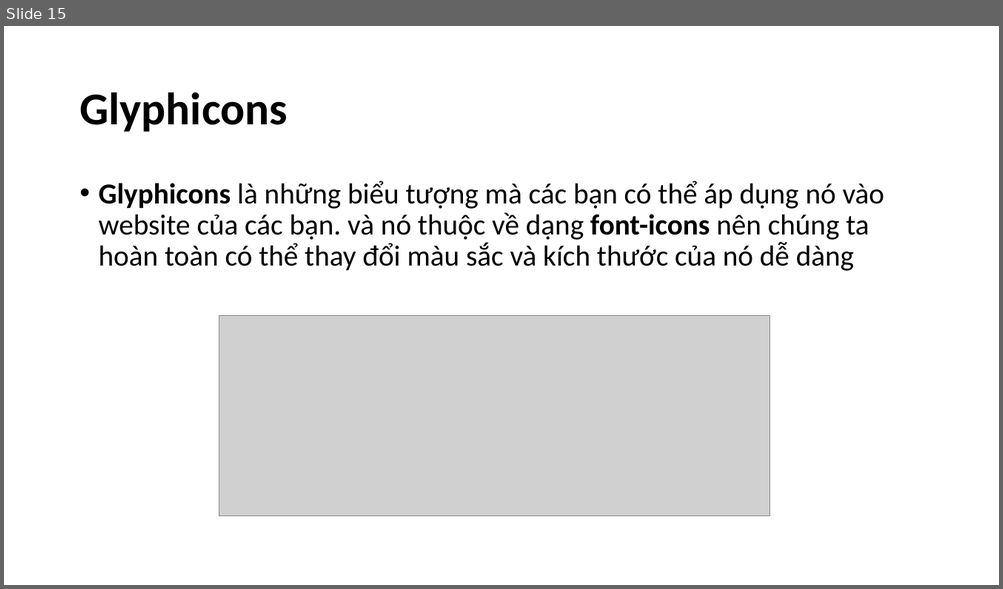
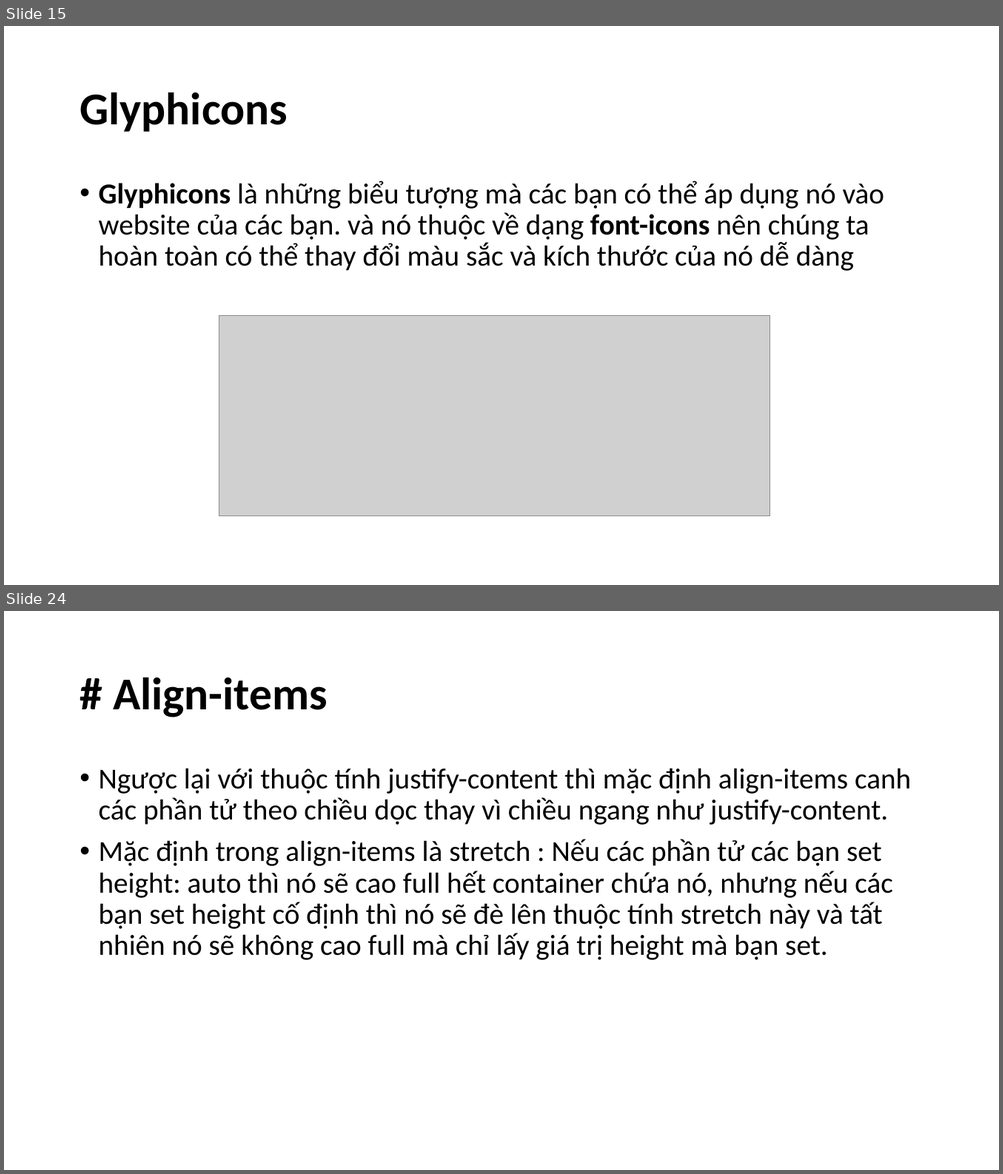
Before and after one commit to hoanghiep8921/ljava1909, a slide deck: slide/Bootstrap.pptx. Shown one above the other, each under a label of ours: slide 15 before the commit, slides 15 and 24 after it; the slides between them are not shown. The pictures are 1003x589 and 1003x1174 pixels, drawn with LibreOffice and Linux fonts; fonts in the diff are those of the drawing; grey boxes stand for pictures. Boxes give left, top, right and bottom in pixels: in the first picture for what was removed or moved away, otherwise in the second. Text is boxed around its words. In the diff, an @@ line names an element or a change of style, - is before the commit and + after.

```diff
--- a/slide/Bootstrap.pptx
+++ b/slide/Bootstrap.pptx
@@ slide 24 added at <box>4,611,999,1170</box>, background #FFFFFF @@
@@ title added at <box>113,677,327,718</box>, 44 pt, text #000000, bold @@
+# Align-items
@@ text added at <box>99,768,910,960</box>, 28 pt, text #000000 @@
+• Ngược lại với thuộc tính justify-content thì mặc định align-items canh các phần tử theo chiều dọc thay vì chiều ngang như justify-content.
+• Mặc định trong align-items là stretch : Nếu các phần tử các bạn set height: auto thì nó sẽ cao full hết container chứa nó, nhưng nếu các bạn set height cố định thì nó sẽ đè lên thuộc tính stretch này và tất nhiên nó sẽ không cao full mà chỉ lấy giá trị height mà bạn set.
```
Also in this commit, not shown: 11 other slides added, 1 slide removed, 13 other files.
